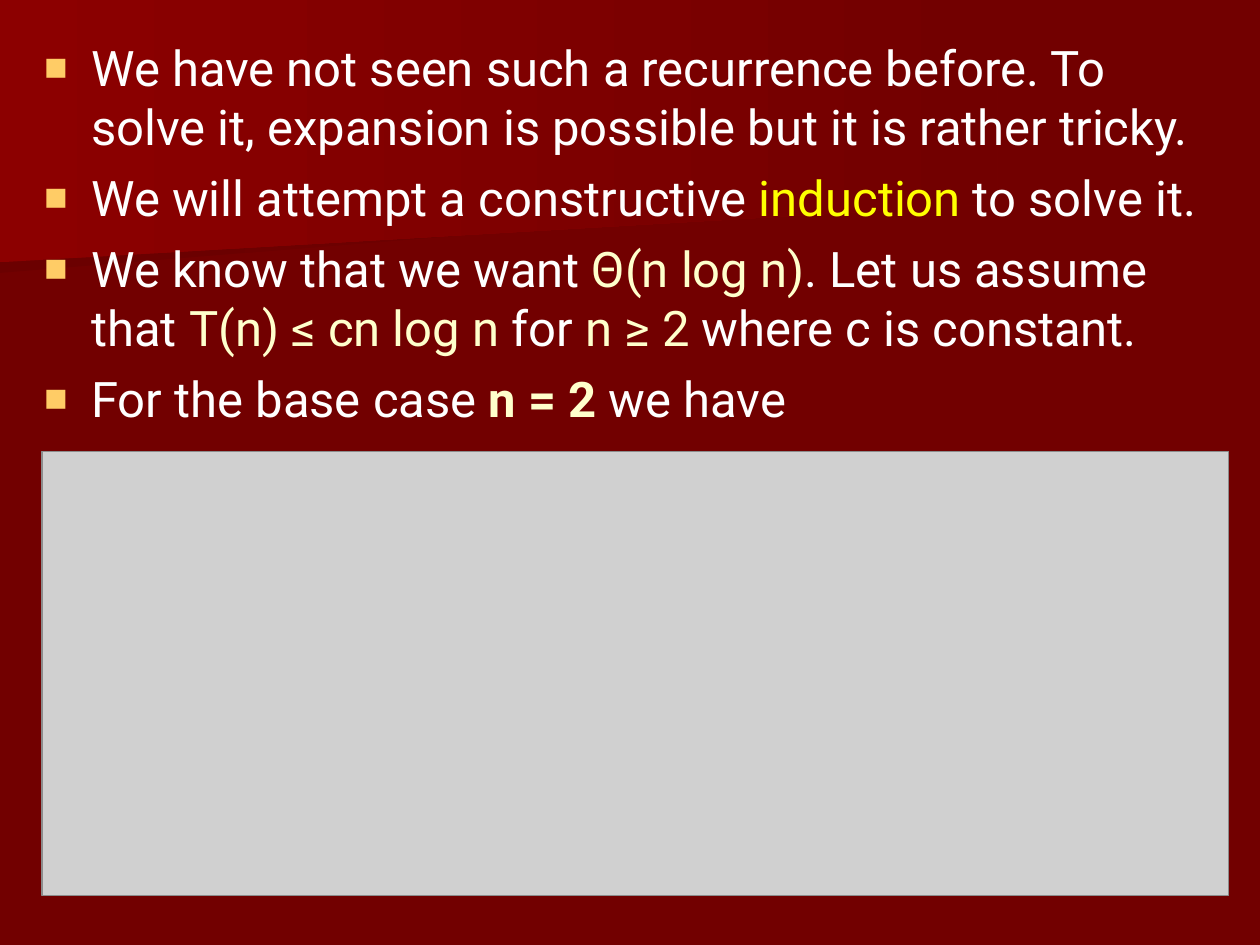
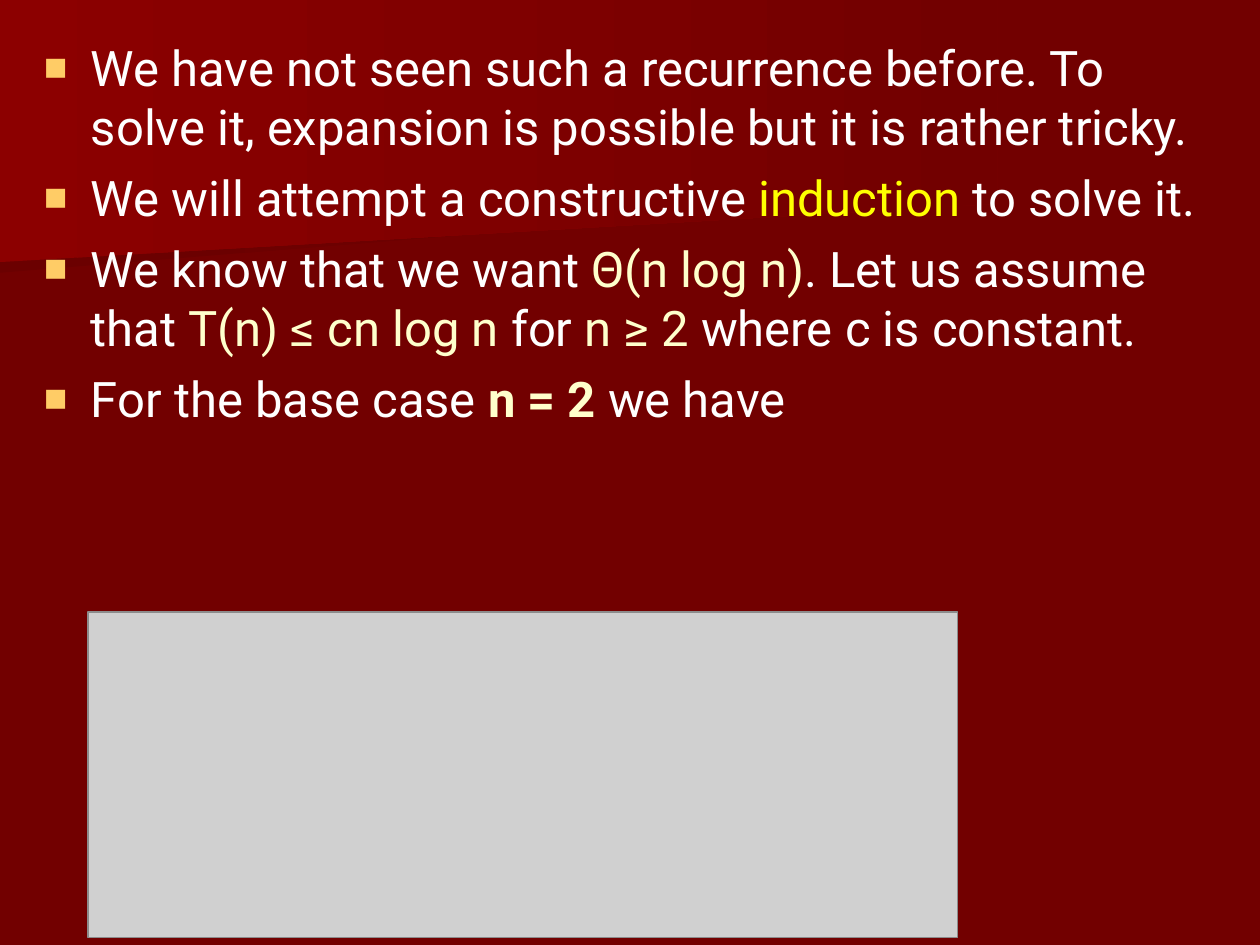
Before and after one commit to iffishells/design-analysis-and-algorithm, a slide deck: slide 21 of resoureces/8-Quick+Sort.ppt. Drawn at 1260x945 pixels with LibreOffice and Linux fonts; fonts in the diff are those of the drawing; grey boxes stand for pictures. Boxes give left, top, right and bottom in pixels: in the first picture for what was removed or moved away, otherwise in the second. Text is boxed around its words. In the diff, an @@ line names an element or a change of style, - is before the commit and + after.

```diff
--- a/resoureces/8-Quick+Sort.ppt
+++ b/resoureces/8-Quick+Sort.ppt
@@ text "We have not seen such ..." at [91, 48, 1196, 418]: indent changed @@
@@ picture: place and size @@
-picture at [42, 451, 1228, 895]
+picture at [88, 612, 958, 937]
```
Also in this commit, not shown: 28 other slides changed, 19 other files.
